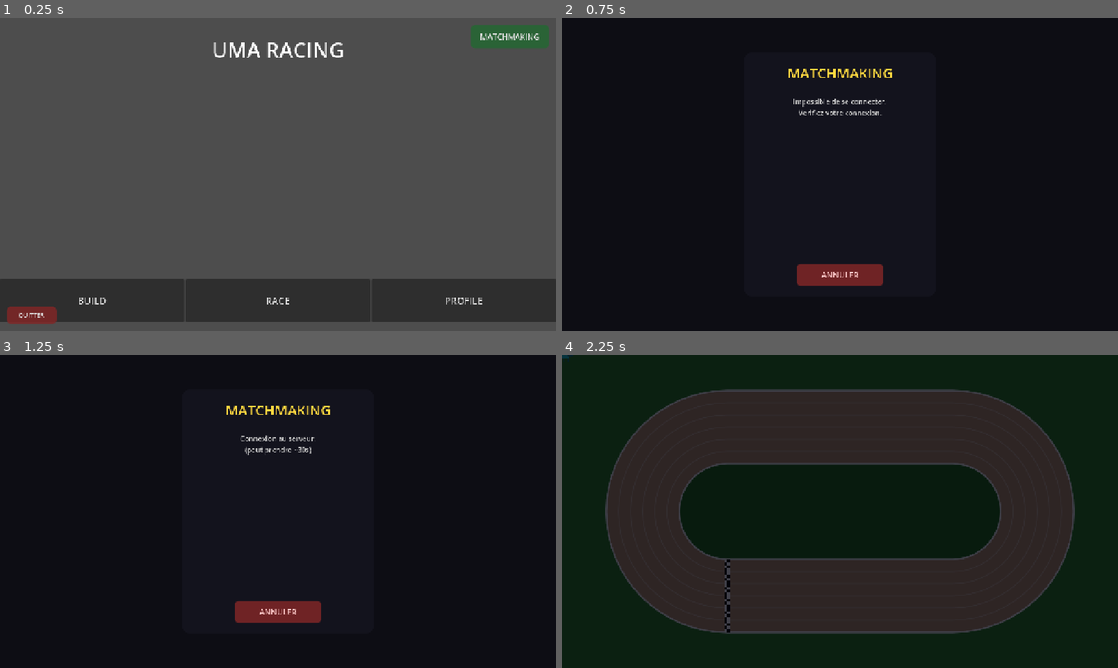
Above: before the commit, frames 1-4 (two rows, left to right).
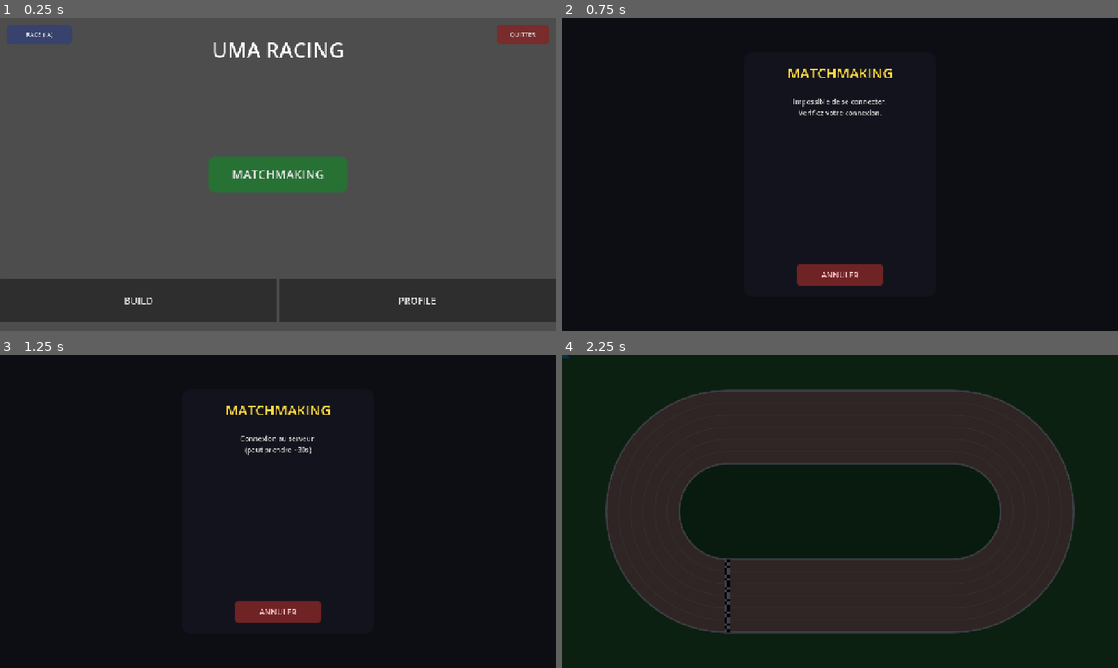
Above: after the commit, the same moments.

Repository: Antoine-Girard/Uma-Jam
Game: Godot game, scene res://scenes/menu/Main_Menu.tscn
The game is run twice, just before and just after one commit, with the same random seed, the same clock (stepped at 60 frames per second) and the same inputs.
Inputs:
- Up to frame 1 (0.25 s): no input
- Up to frame 2 (0.75 s): click "MATCHMAKING" at 0.5 s
- Up to frame 3 (1.25 s): no input
- Up to frame 4 (2.25 s): click "ANNULER" at 1.25 s; click "RACE" (after the commit: "RACE (IA)") at 2 s

The runs differ from the first frame. In frame 1, 5.5% of the frame differs, in the area x 1-99%, y 2-98%; in frame 2, nothing differs; in frame 3, nothing differs; in frame 4, nothing differs.

Commit message:
add server

Diff:
--- a/uma-jam/scenes/menu/Main_Menu.tscn
+++ b/uma-jam/scenes/menu/Main_Menu.tscn
@@ -3,25 +3,36 @@
 [ext_resource type="Script" uid="uid://da8cqvlta11xt" path="res://scripts/MainMenu.gd" id="1_abc12"]
 
 [sub_resource type="StyleBoxFlat" id="btn_matchmaking"]
-bg_color = Color(0.15, 0.4, 0.2, 0.9)
-corner_radius_top_left = 10
-corner_radius_top_right = 10
-corner_radius_bottom_right = 10
-corner_radius_bottom_left = 10
-content_margin_left = 16.0
-content_margin_top = 8.0
-content_margin_right = 16.0
-content_margin_bottom = 8.0
+bg_color = Color(0.15, 0.45, 0.2, 0.95)
+corner_radius_top_left = 14
+corner_radius_top_right = 14
+corner_radius_bottom_right = 14
+corner_radius_bottom_left = 14
+content_margin_left = 30.0
+content_margin_top = 16.0
+content_margin_right = 30.0
+content_margin_bottom = 16.0
 
 [sub_resource type="StyleBoxFlat" id="btn_quit"]
 bg_color = Color(0.5, 0.15, 0.15, 0.85)
-corner_radius_top_left = 10
-corner_radius_top_right = 10
-corner_radius_bottom_right = 10
-corner_radius_bottom_left = 10
-content_margin_left = 12.0
+corner_radius_top_left = 8
+corner_radius_top_right = 8
+corner_radius_bottom_right = 8
+corner_radius_bottom_left = 8
+content_margin_left = 10.0
 content_margin_top = 6.0
-content_margin_right = 12.0
+content_margin_right = 10.0
+content_margin_bottom = 6.0
+
+[sub_resource type="StyleBoxFlat" id="btn_race"]
+bg_color = Color(0.2, 0.25, 0.45, 0.85)
+corner_radius_top_left = 8
+corner_radius_top_right = 8
+corner_radius_bottom_right = 8
+corner_radius_bottom_left = 8
+content_margin_left = 10.0
+content_margin_top = 6.0
+content_margin_right = 10.0
 content_margin_bottom = 6.0
 
 [node name="MainMenu" type="Control" unique_id=1056994140]
@@ -44,6 +55,63 @@
 text = "UMA RACING"
 horizontal_alignment = 1
 
+[node name="MatchmakingBtn" type="Button" parent="."]
+layout_mode = 1
+anchors_preset = 8
+anchor_left = 0.5
+anchor_top = 0.5
+anchor_right = 0.5
+anchor_bottom = 0.5
+offset_left = -160.0
+offset_top = -40.0
+offset_right = 160.0
+offset_bottom = 40.0
+grow_horizontal = 2
+grow_vertical = 2
+theme_override_font_sizes/font_size = 28
+theme_override_styles/normal = SubResource("btn_matchmaking")
+theme_override_styles/hover = SubResource("btn_matchmaking")
+theme_override_styles/pressed = SubResource("btn_matchmaking")
+text = "MATCHMAKING"
+
+[node name="TopLeft" type="HBoxContainer" parent="."]
+layout_mode = 1
+anchors_preset = 0
+offset_left = 16.0
+offset_top = 16.0
+offset_right = 250.0
+offset_bottom = 60.0
+
+[node name="RaceBtn" type="Button" parent="TopLeft"]
+custom_minimum_size = Vector2(150, 40)
+layout_mode = 2
+theme_override_font_sizes/font_size = 14
+theme_override_styles/normal = SubResource("btn_race")
+theme_override_styles/hover = SubResource("btn_race")
+theme_override_styles/pressed = SubResource("btn_race")
+text = "RACE (IA)"
+
+[node name="TopRight" type="HBoxContainer" parent="."]
+layout_mode = 1
+anchors_preset = 1
+anchor_left = 1.0
+anchor_right = 1.0
+offset_left = -180.0
+offset_top = 16.0
+offset_right = -16.0
+offset_bottom = 60.0
+grow_horizontal = 0
+alignment = 2
+
+[node name="QuitBtn" type="Button" parent="TopRight"]
+custom_minimum_size = Vector2(120, 40)
+layout_mode = 2
+theme_override_font_sizes/font_size = 14
+theme_override_styles/normal = SubResource("btn_quit")
+theme_override_styles/hover = SubResource("btn_quit")
+theme_override_styles/pressed = SubResource("btn_quit")
+text = "QUITTER"
+
 [node name="BottomBar" type="HBoxContainer" parent="." unique_id=1895386965]
 layout_mode = 1
 anchors_preset = 12
@@ -63,54 +131,9 @@
 theme_override_font_sizes/font_size = 22
 text = "BUILD"
 
-[node name="RaceButton" type="Button" parent="BottomBar" unique_id=1697921936]
-custom_minimum_size = Vector2(0, 80)
-layout_mode = 2
-size_flags_horizontal = 3
-theme_override_font_sizes/font_size = 22
-text = "RACE"
-
 [node name="ProfileButton" type="Button" parent="BottomBar" unique_id=1856821149]
 custom_minimum_size = Vector2(0, 80)
 layout_mode = 2
 size_flags_horizontal = 3
 theme_override_font_sizes/font_size = 22
 text = "PROFILE"
-
-[node name="TopRight" type="HBoxContainer" parent="."]
-layout_mode = 1
-anchors_preset = 1
-anchor_left = 1.0
-anchor_right = 1.0
-offset_left = -320.0
-offset_top = 16.0
-offset_right = -16.0
-offset_bottom = 70.0
-grow_horizontal = 0
-alignment = 2
-theme_override_constants/separation = 12
-
-[node name="MatchmakingBtn" type="Button" parent="TopRight"]
-custom_minimum_size = Vector2(180, 48)
-layout_mode = 2
-theme_override_font_sizes/font_size = 18
-theme_override_styles/normal = SubResource("btn_matchmaking")
-theme_override_styles/hover = SubResource("btn_matchmaking")
-theme_override_styles/pressed = SubResource("btn_matchmaking")
-text = "MATCHMAKING"
-
-[node name="QuitBtn" type="Button" parent="."]
-layout_mode = 1
-anchors_preset = 2
-anchor_top = 1.0
-anchor_bottom = 1.0
-offset_left = 16.0
-offset_top = -56.0
-offset_right = 130.0
-offset_bottom = -16.0
-grow_vertical = 0
-theme_override_font_sizes/font_size = 14
-theme_override_styles/normal = SubResource("btn_quit")
-theme_override_styles/hover = SubResource("btn_quit")
-theme_override_styles/pressed = SubResource("btn_quit")
-text = "QUITTER"
--- a/uma-jam/scripts/MainMenu.gd
+++ b/uma-jam/scripts/MainMenu.gd
@@ -7,10 +7,10 @@
 func _ready():
 	print("[MainMenu] Menu principal chargé")
 	$BottomBar/BuildButton.pressed.connect(_on_build_pressed)
-	$BottomBar/RaceButton.pressed.connect(_on_race_pressed)
 	$BottomBar/ProfileButton.pressed.connect(_on_profile_pressed)
-	$TopRight/MatchmakingBtn.pressed.connect(_on_matchmaking_pressed)
-	$QuitBtn.pressed.connect(_on_quit_pressed)
+	$MatchmakingBtn.pressed.connect(_on_matchmaking_pressed)
+	$TopLeft/RaceBtn.pressed.connect(_on_race_pressed)
+	$TopRight/QuitBtn.pressed.connect(_on_quit_pressed)
 
 	# Réveiller le serveur relay en fond dès le lancement du jeu
 	# Comme ça quand le joueur clique "Matchmaking", le serveur est déjà prêt
--- a/uma-jam/scripts/Matchmaking.gd
+++ b/uma-jam/scripts/Matchmaking.gd
@@ -86,7 +86,16 @@
 		_set_state(MatchState.IN_LOBBY)
 
 	_count_label.text = "%d / 6 joueurs" % players.size()
-	_timer_label.text = "Lancement dans %ds" % time_remaining if time_remaining > 0 else "Lancement..."
+
+	if players.size() <= 1:
+		_status_label.text = "En attente d'adversaires..."
+	else:
+		_status_label.text = "Adversaires trouves !"
+
+	if time_remaining > 0:
+		_timer_label.text = "Lancement dans %ds" % time_remaining
+	else:
+		_timer_label.text = "Lancement..."
 
 	_clear_player_list()
 	for p in players:
--- a/uma-jam/scripts/NetworkManager.gd
+++ b/uma-jam/scripts/NetworkManager.gd
@@ -1,7 +1,7 @@
 extends Node
 
 ## URL du serveur relay — à changer après déploiement sur Render
-const RELAY_URL := "ws://localhost:8080"
+const RELAY_URL := "wss://uma-jam.onrender.com"
 const MAX_PLAYERS := 6
 
 # ─── État ─────────────────────────────────────────────────────────────────────
Not shown, changed: .claude/settings.json
